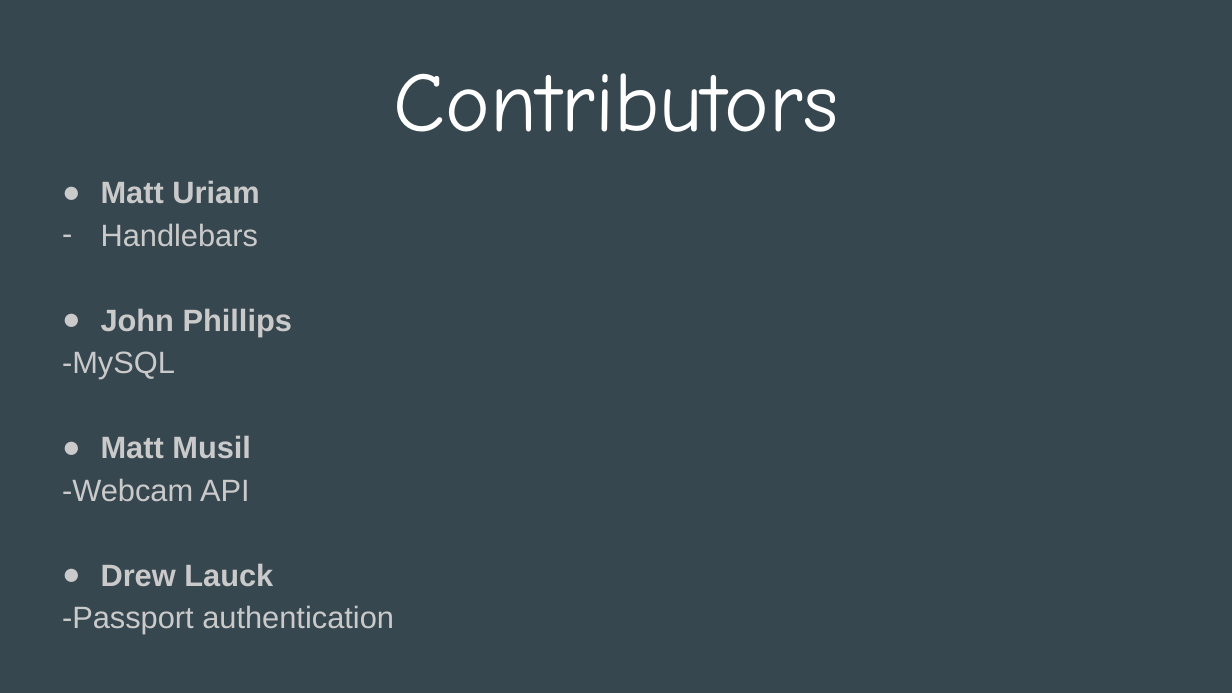
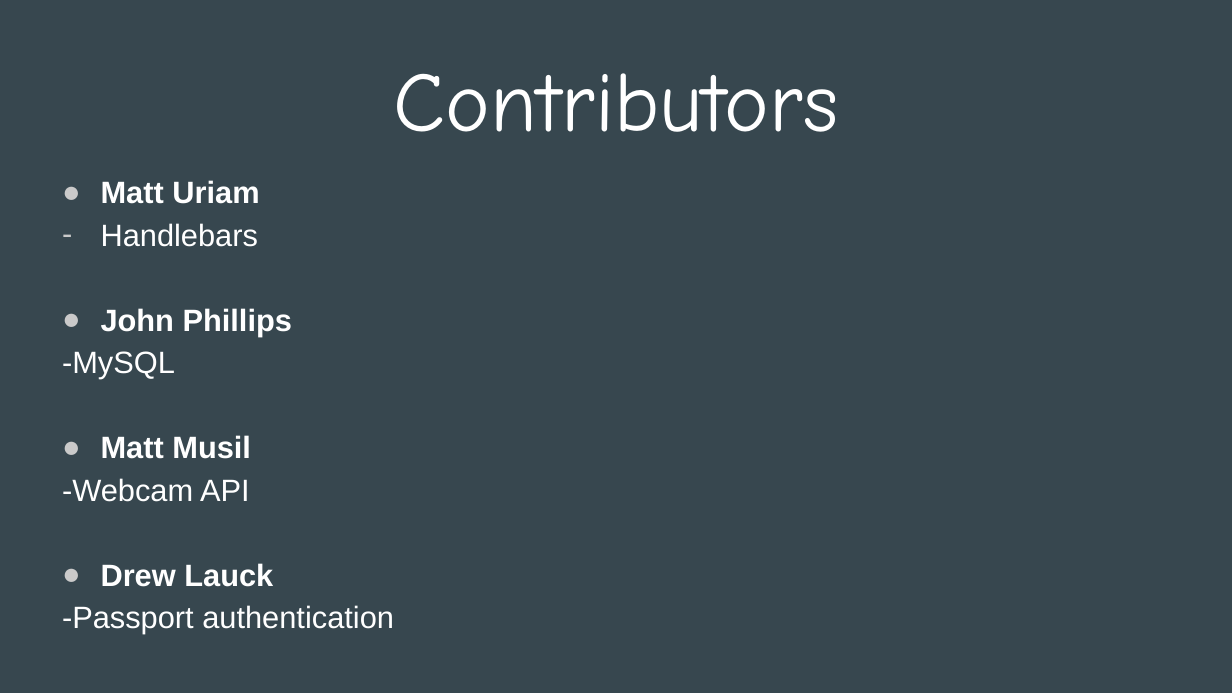
Before and after one commit to jphillips37/Project-2, a slide deck: slide 5 of Pipe Dreams.pptx. Drawn at 1232x693 pixels with LibreOffice and Linux fonts; fonts in the diff are those of the drawing. Boxes give left, top, right and bottom in pixels: in the first picture for what was removed or moved away, otherwise in the second. Text is boxed around its words. In the diff, an @@ line names an element or a change of style, - is before the commit and + after.

```diff
--- a/Pipe Dreams.pptx
+++ b/Pipe Dreams.pptx
@@ text "Matt Uriam" at [62,180,394,634]: text colour #CACACA to #FFFFFF @@
```
Also in this commit, not shown: 2 slides added.
